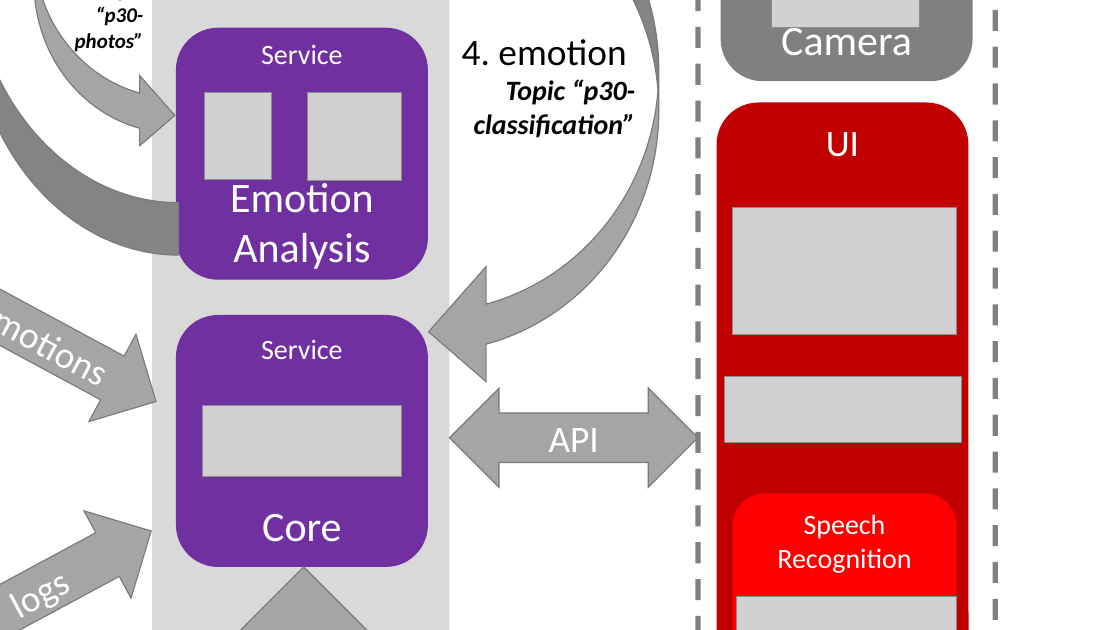
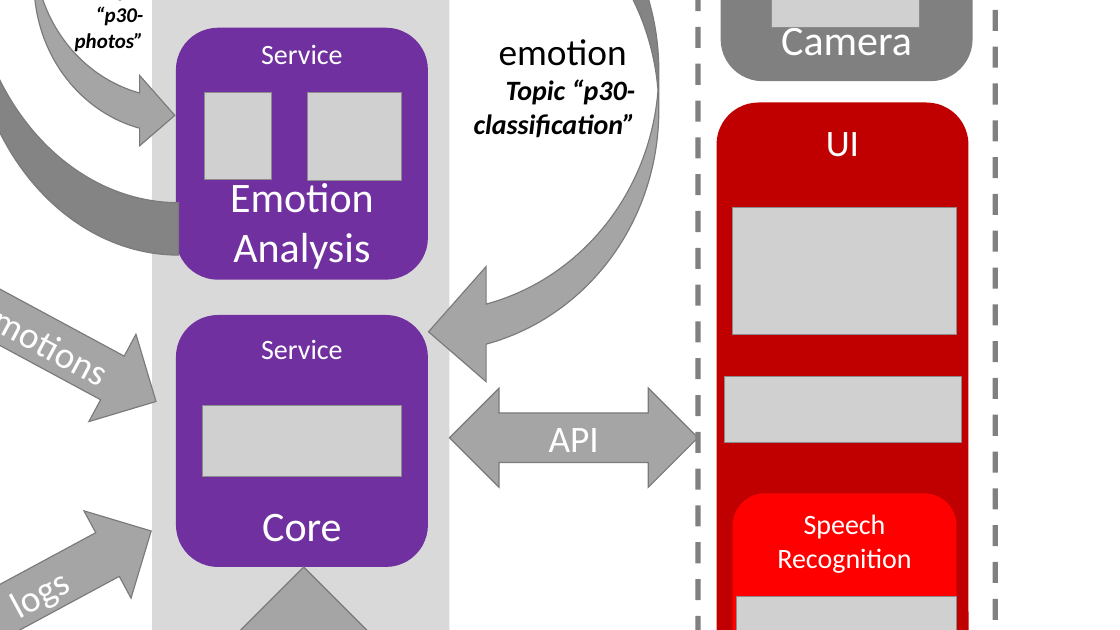
Before and after one commit to esp30/smartMirrorDoc, a slide deck: slide 1 of Architecture.pptx. Drawn at 1120x630 pixels with LibreOffice and Linux fonts; fonts in the diff are those of the drawing; grey boxes stand for pictures; background and template pictures are left out. Boxes give left, top, right and bottom in pixels: in the first picture for what was removed or moved away, otherwise in the second. Text is boxed around its words. In the diff, an @@ line names an element or a change of style, - is before the commit and + after.

```diff
--- a/Architecture.pptx
+++ b/Architecture.pptx
@@ text at [499,39,627,66]: text changed @@
-4. emotion
+emotion
```
Also in this commit, not shown: 3 other files.
